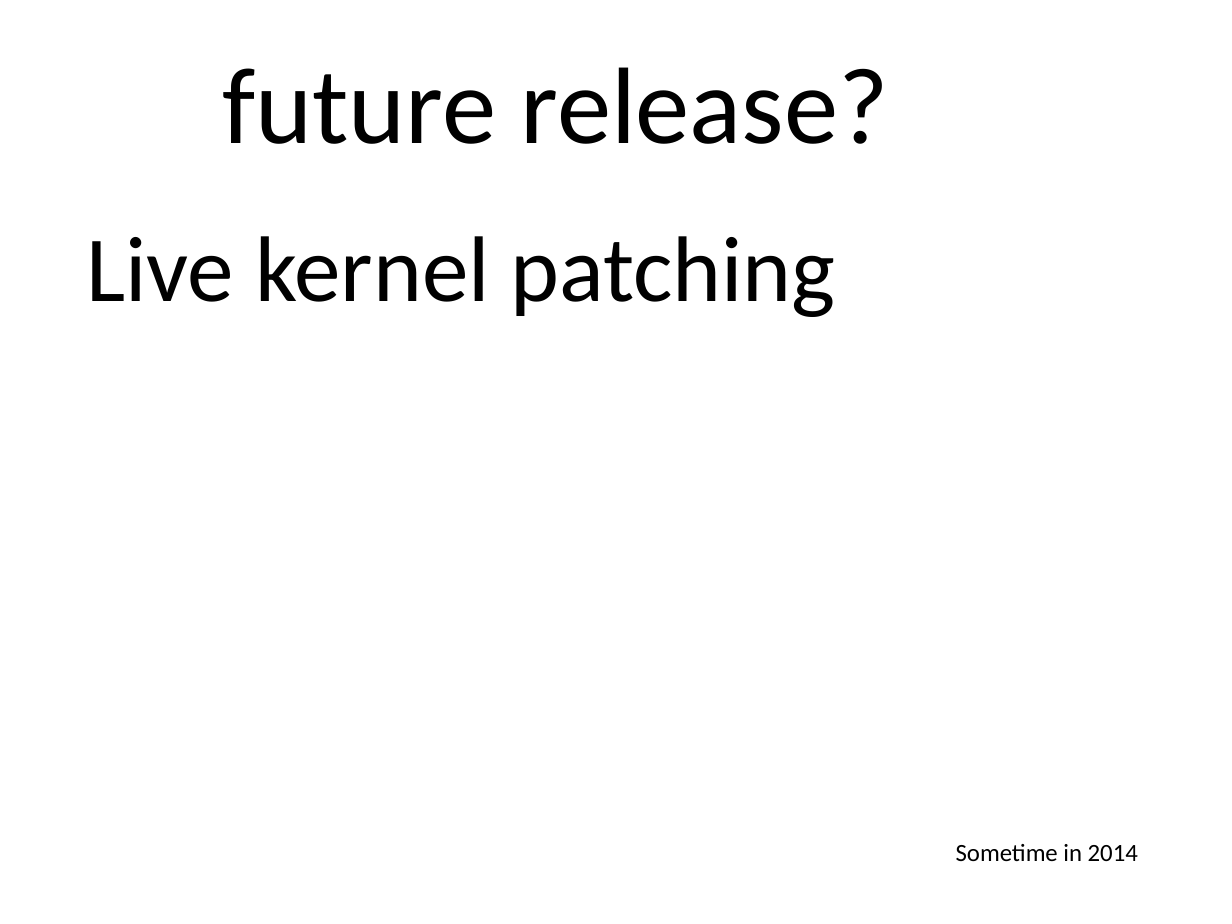
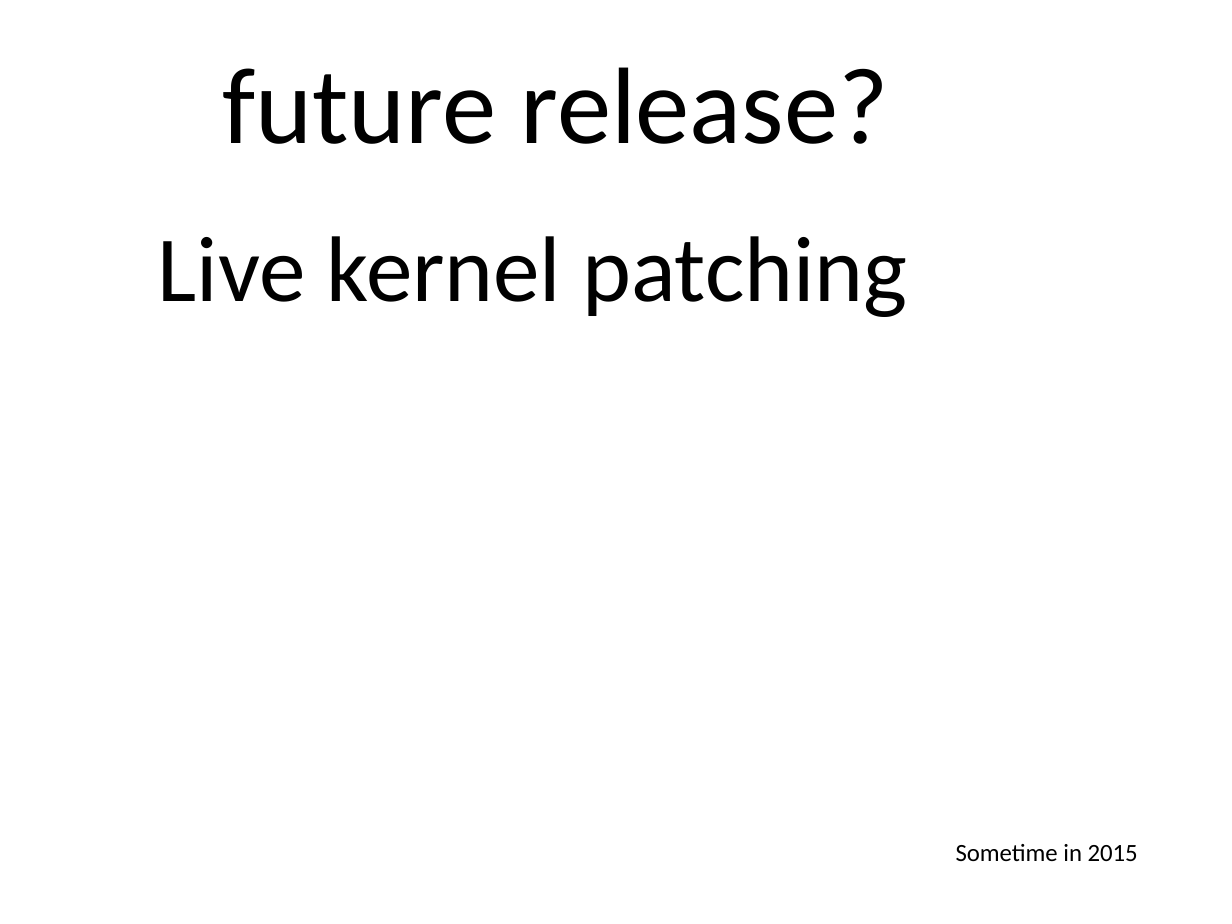
Before and after one commit to gregkh/kernel-development, a slide deck: slide 19 of lf_kernel-development.odp (slide 33 before the commit). Drawn at 1232x924 pixels with LibreOffice and Linux fonts; fonts in the diff are those of the drawing; background and template pictures are left out. Boxes give left, top, right and bottom in pixels: in the first picture for what was removed or moved away, otherwise in the second. Text is boxed around its words. In the diff, an @@ line names an element or a change of style, - is before the commit and + after.

```diff
--- a/lf_kernel-development.odp
+++ b/lf_kernel-development.odp
@@ text "Live kernel patching": place and size @@
-text "Live kernel patching" at [86, 236, 836, 317]
+text "Live kernel patching" at [158, 236, 907, 317]
@@ text at [956, 844, 1138, 861]: text changed @@
-Sometime in 2014
+Sometime in 2015
```
Also in this commit, not shown: 27 other slides changed, 1 slide removed, 1 other file.
